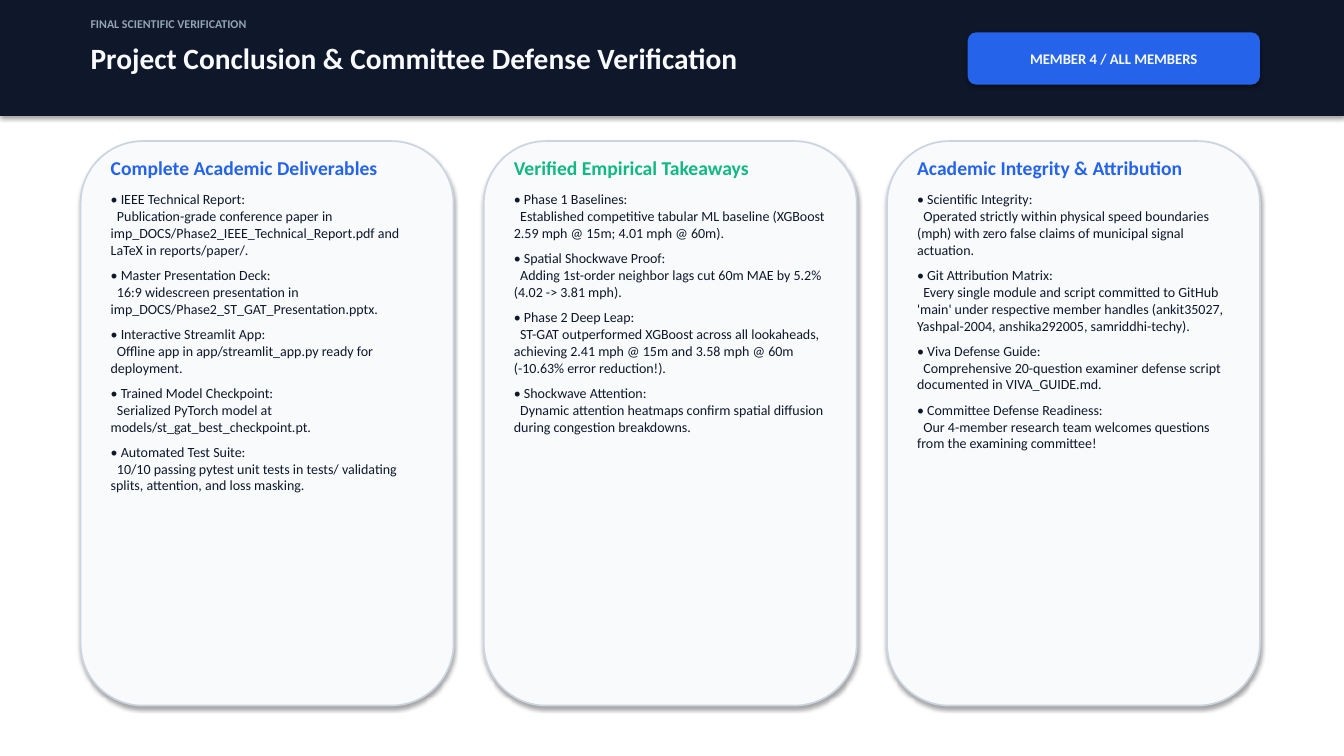
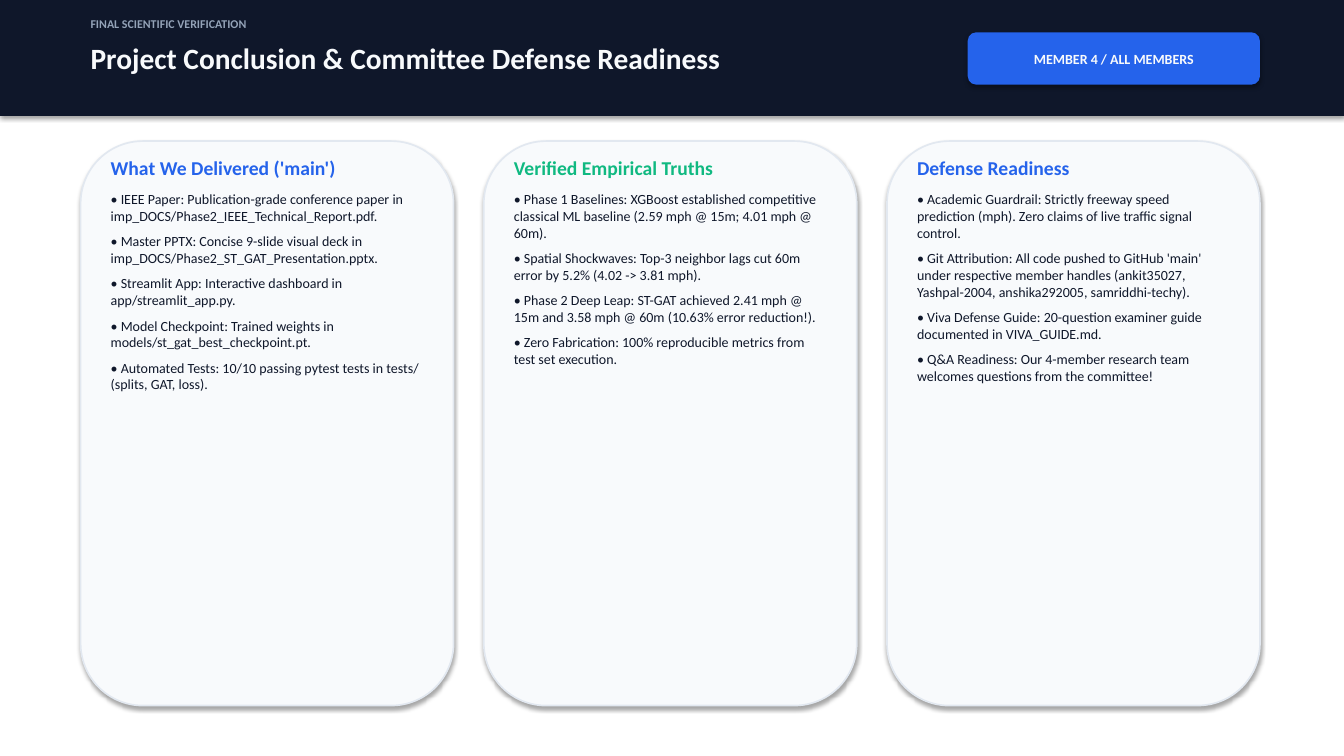
Before and after one commit to Ankit35027/AML_-PROJECT_PHASE-1, a slide deck: slide 9 of imp_DOCS/Phase2_ST_GAT_Presentation.pptx. Drawn at 1344x756 pixels with LibreOffice and Linux fonts; fonts in the diff are those of the drawing. Boxes give left, top, right and bottom in pixels: in the first picture for what was removed or moved away, otherwise in the second. Text is boxed around its words. In the diff, an @@ line names an element or a change of style, - is before the commit and + after.

Commit message:
[samriddhi-techy] style(presentation): streamline deck to punchy visual cards, remove long text walls, and update Hinglish script

```diff
--- a/imp_DOCS/Phase2_ST_GAT_Presentation.pptx
+++ b/imp_DOCS/Phase2_ST_GAT_Presentation.pptx
@@ text at (91,48,719,74): text changed @@
-Project Conclusion & Committee Defense Verification
+Project Conclusion & Committee Defense Readiness
@@ rounded rectangle "MEMBER 4 / ALL MEMBERS" at (968,32,1260,85): size 10.5 to 10 pt @@
@@ outline #CBD5E1 1.2 pt to #E2E8F0 1.2 pt in 3 elements at (484,141,857,706), (887,141,1260,706), (81,141,454,706) @@
@@ text at (111,160,418,392): text changed @@
-Complete Academic Deliverables
-• IEEE Technical Report:
-Publication-grade conference paper in imp_DOCS/Phase2_IEEE_Technical_Report.pdf and LaTeX in reports/paper/.
-• Master Presentation Deck:
-16:9 widescreen presentation in imp_DOCS/Phase2_ST_GAT_Presentation.pptx.
-• Interactive Streamlit App:
-Offline app in app/streamlit_app.py ready for deployment.
-• Trained Model Checkpoint:
-Serialized PyTorch model at models/st_gat_best_checkpoint.pt.
-• Automated Test Suite:
-10/10 passing pytest unit tests in tests/ validating splits, attention, and loss masking.
+What We Delivered ('main')
+• IEEE Paper: Publication-grade conference paper in imp_DOCS/Phase2_IEEE_Technical_Report.pdf.
+• Master PPTX: Concise 9-slide visual deck in imp_DOCS/Phase2_ST_GAT_Presentation.pptx.
+• Streamlit App: Interactive dashboard in app/streamlit_app.py.
+• Model Checkpoint: Trained weights in models/st_gat_best_checkpoint.pt.
+• Automated Tests: 10/10 passing pytest tests in tests/ (splits, GAT, loss).
@@ text at (514,161,816,364): text changed @@
-Verified Empirical Takeaways
-• Phase 1 Baselines:
-Established competitive tabular ML baseline (XGBoost 2.59 mph @ 15m; 4.01 mph @ 60m).
-• Spatial Shockwave Proof:
-Adding 1st-order neighbor lags cut 60m MAE by 5.2% (4.02 -> 3.81 mph).
-• Phase 2 Deep Leap:
-ST-GAT outperformed XGBoost across all lookaheads, achieving 2.41 mph @ 15m and 3.58 mph @ 60m (-10.63% error reduction!).
-• Shockwave Attention:
-Dynamic attention heatmaps confirm spatial diffusion during congestion breakdowns.
+Verified Empirical Truths
+• Phase 1 Baselines: XGBoost established competitive classical ML baseline (2.59 mph @ 15m; 4.01 mph @ 60m).
+• Spatial Shockwaves: Top-3 neighbor lags cut 60m error by 5.2% (4.02 -> 3.81 mph).
+• Phase 2 Deep Leap: ST-GAT achieved 2.41 mph @ 15m and 3.58 mph @ 60m (10.63% error reduction!).
+• Zero Fabrication: 100% reproducible metrics from test set execution.
@@ text at (917,161,1202,384): text changed @@
-Academic Integrity & Attribution
-• Scientific Integrity:
-Operated strictly within physical speed boundaries (mph) with zero false claims of municipal signal actuation.
-• Git Attribution Matrix:
-Every single module and script committed to GitHub 'main' under respective member handles (ankit35027, Yashpal-2004, anshika292005, samriddhi-techy).
-• Viva Defense Guide:
-Comprehensive 20-question examiner defense script documented in VIVA_GUIDE.md.
-• Committee Defense Readiness:
-Our 4-member research team welcomes questions from the examining committee!
+Defense Readiness
+• Academic Guardrail: Strictly freeway speed prediction (mph). Zero claims of live traffic signal control.
+• Git Attribution: All code pushed to GitHub 'main' under respective member handles (ankit35027, Yashpal-2004, anshika292005, samriddhi-techy).
+• Viva Defense Guide: 20-question examiner guide documented in VIVA_GUIDE.md.
+• Q&A Readiness: Our 4-member research team welcomes questions from the committee!
```
Also in this commit, not shown: 8 other slides changed, 2 other files.
